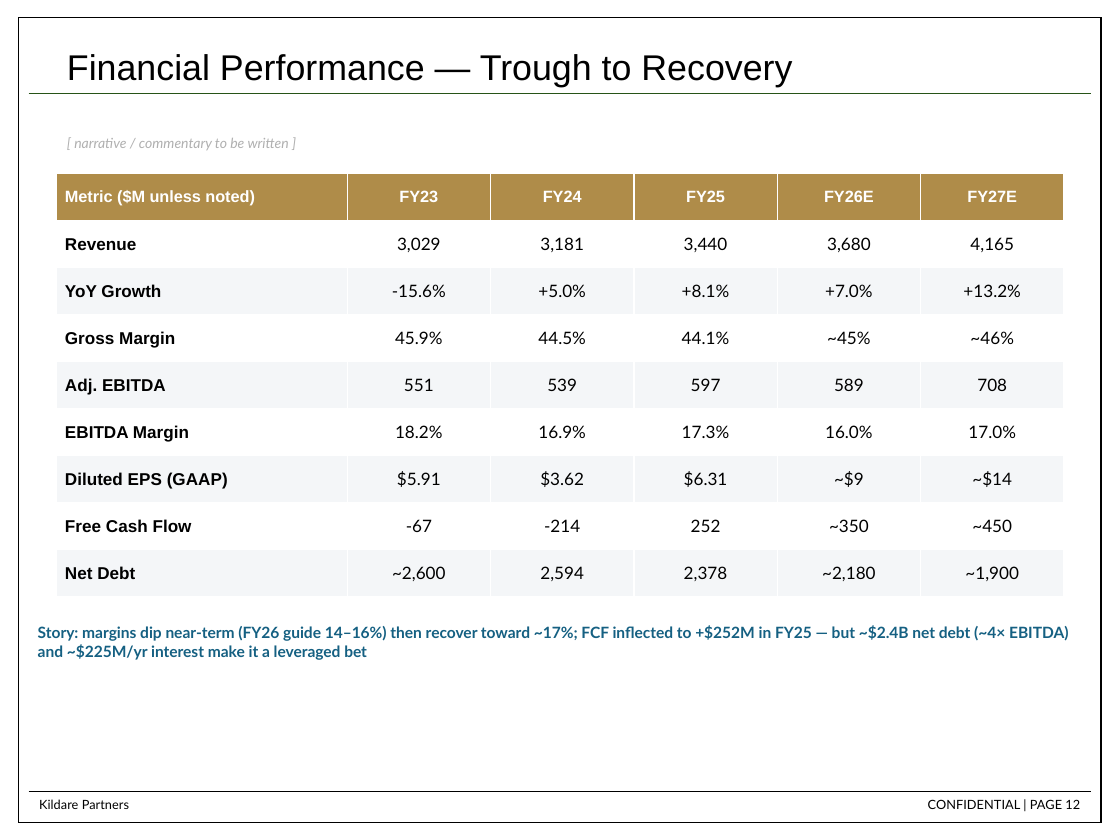
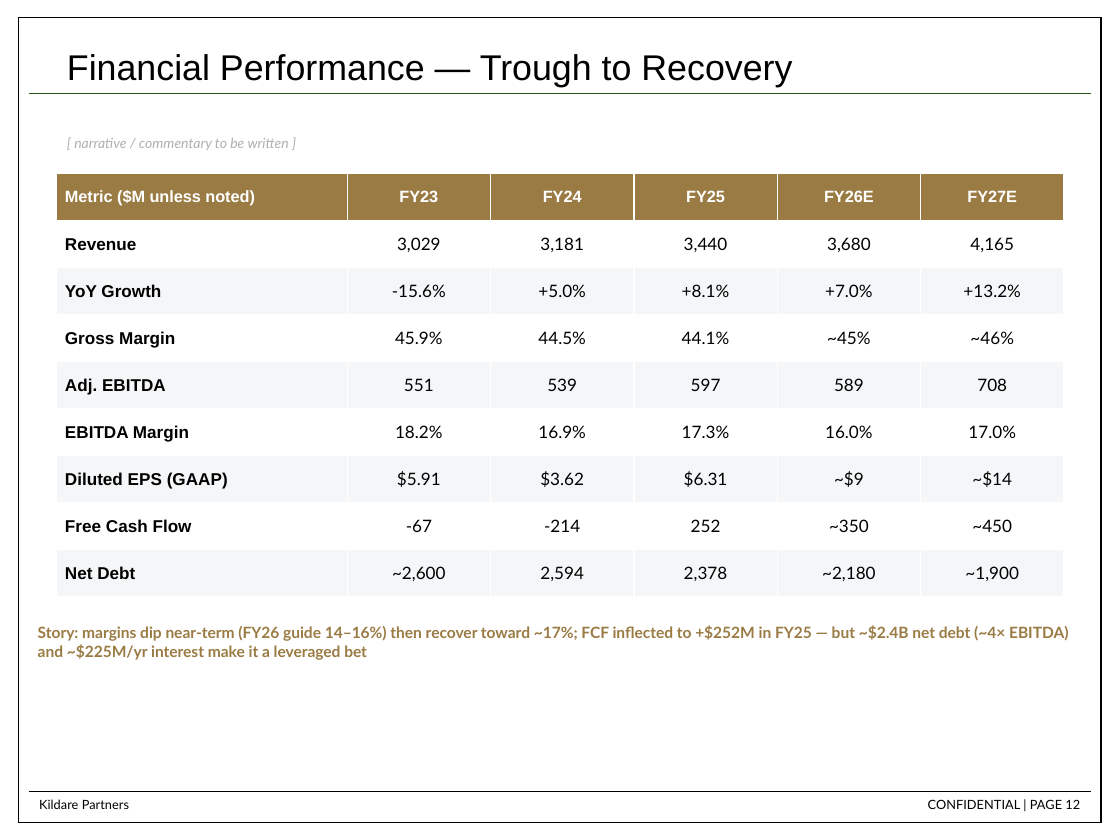
Before and after one commit to dchen88888/Nike-Stock-Pitch, a slide deck: slide 12 of RH_Stock_Pitch_updated.pptx. Drawn at 1120x840 pixels with LibreOffice and Linux fonts; fonts in the diff are those of the drawing. Boxes give left, top, right and bottom in pixels: in the first picture for what was removed or moved away, otherwise in the second. Text is boxed around its words. In the diff, an @@ line names an element or a change of style, - is before the commit and + after.

```diff
--- a/RH_Stock_Pitch_updated.pptx
+++ b/RH_Stock_Pitch_updated.pptx
@@ table at box(56, 174, 1064, 597) @@
@@ fill #AF8C49 to #9A7B44 in row 1 @@
@@ text "Story: margins dip near-term (FY26 ..." at box(38, 625, 1069, 660): text colour #156082 to #9A7B44 @@
```
Also in this commit, not shown: 17 other slides changed.
